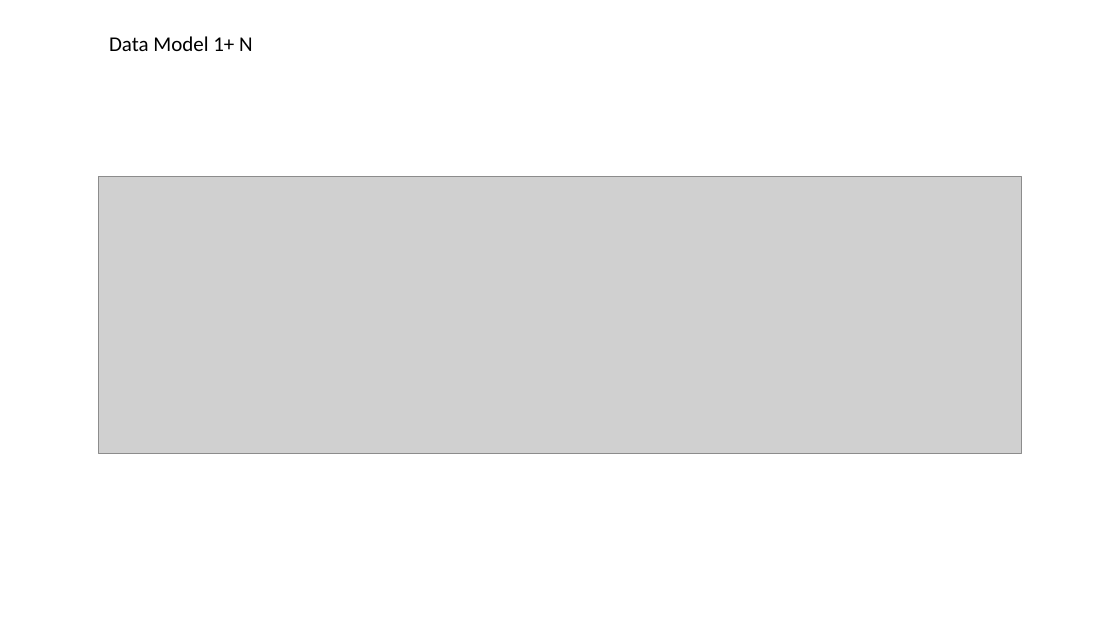
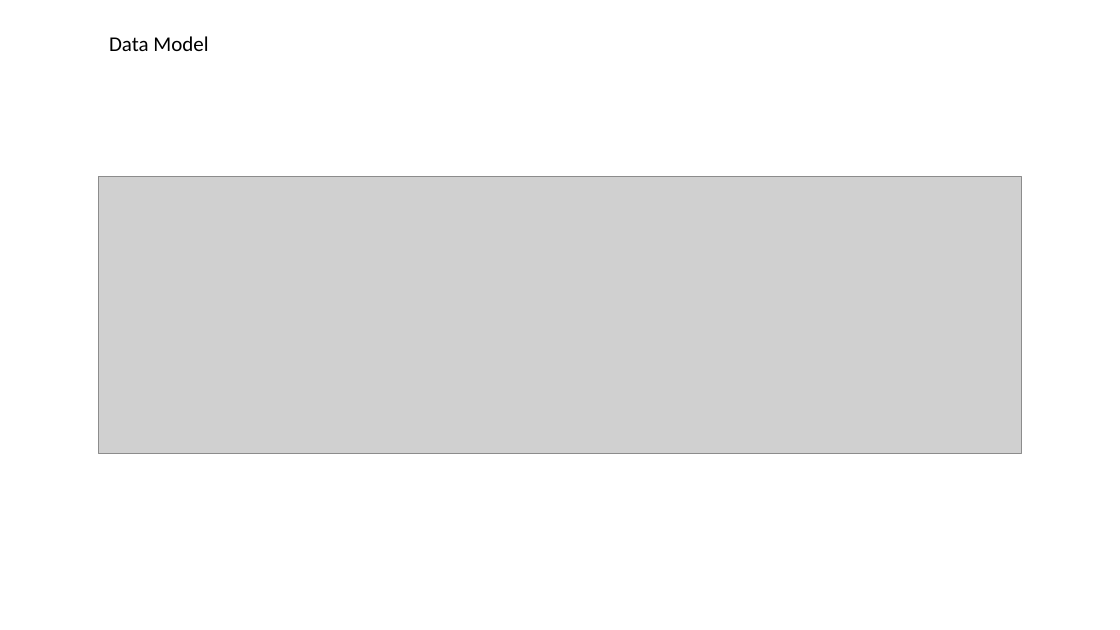
Before and after one commit to Lokesh7027/OnlineMovieBooking, a slide deck: slide 6 of Online Movie Booking.pptx (slide 4 before the commit). Drawn at 1120x630 pixels with LibreOffice and Linux fonts; fonts in the diff are those of the drawing; grey boxes stand for pictures. Boxes give left, top, right and bottom in pixels: in the first picture for what was removed or moved away, otherwise in the second. Text is boxed around its words. In the diff, an @@ line names an element or a change of style, - is before the commit and + after.

Commit message:
Add files via upload
updated

```diff
--- a/Online Movie Booking.pptx
+++ b/Online Movie Booking.pptx
@@ text at [109,36,208,51]: text changed @@
-Data Model 1+ N
+Data Model
```
Also in this commit, not shown: 2 other slides changed, 3 slides added.
